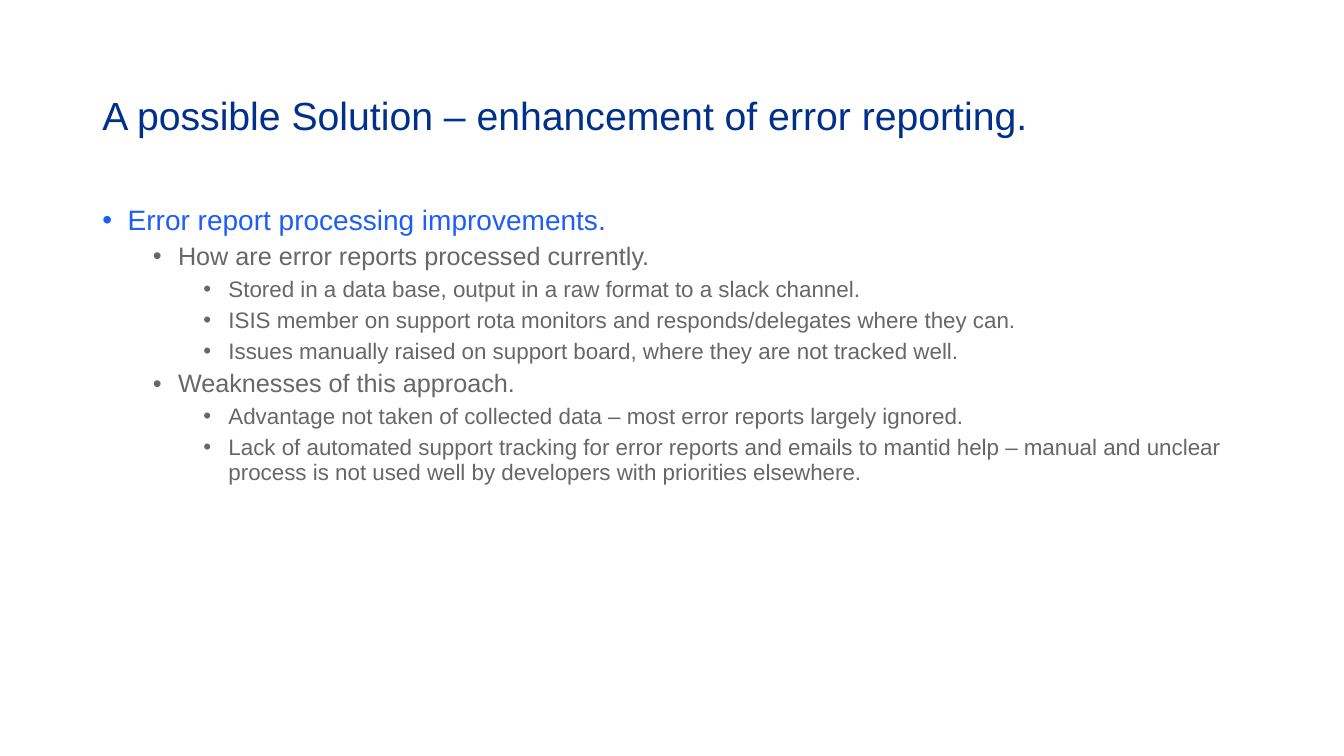
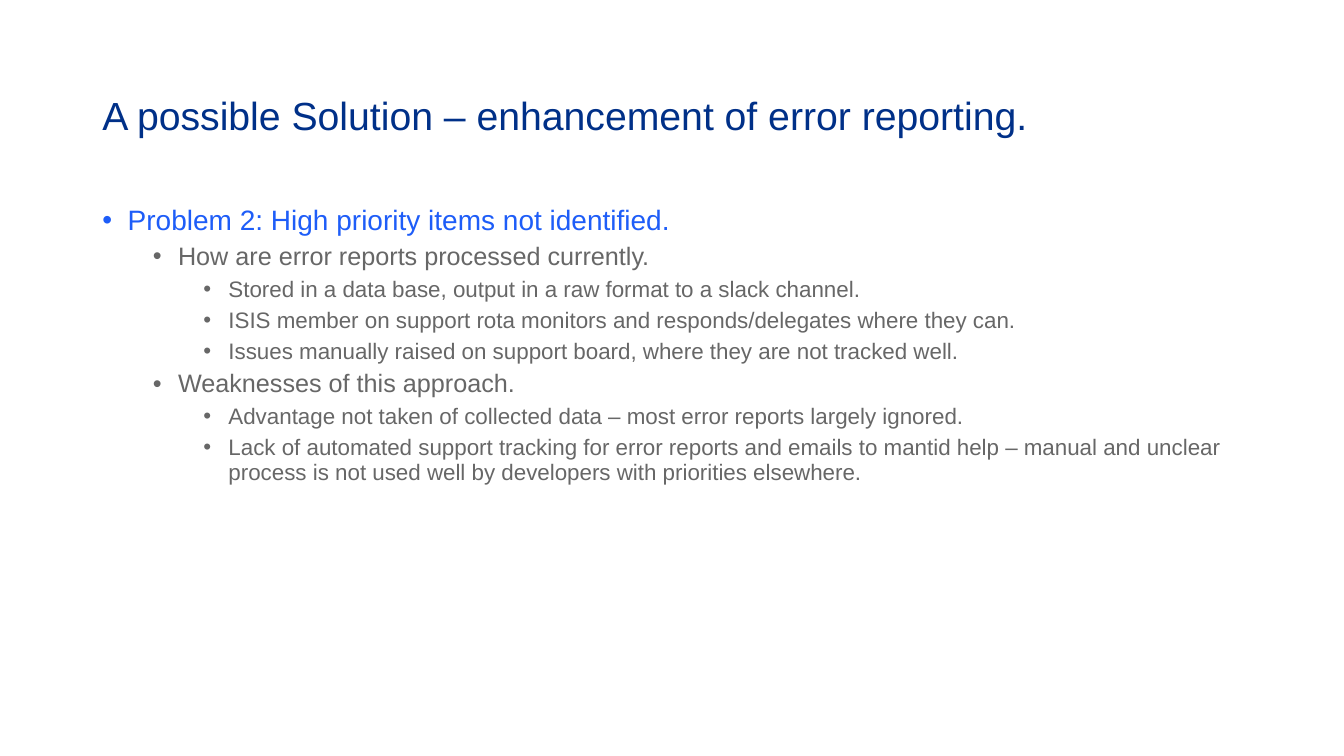
Before and after one commit to mantidproject/workshops, a slide deck: slide 5 of developer/2023-10/presentations/Lewis_The Case for Logging Into Mantid - template.pptx. Drawn at 1344x756 pixels with LibreOffice and Linux fonts; fonts in the diff are those of the drawing; background and template pictures are left out. Boxes give left, top, right and bottom in pixels: in the first picture for what was removed or moved away, otherwise in the second. Text is boxed around its words. In the diff, an @@ line names an element or a change of style, - is before the commit and + after.

Commit message:
Revised talk

```diff
--- a/developer/2023-10/presentations/Lewis_The Case for Logging Into Mantid - template.pptx
+++ b/developer/2023-10/presentations/Lewis_The Case for Logging Into Mantid - template.pptx
@@ text at (128, 209, 670, 235): text changed @@
-• Error report processing improvements.
+• Problem 2: High priority items not identified.
```
Also in this commit, not shown: 1 other slide changed.
